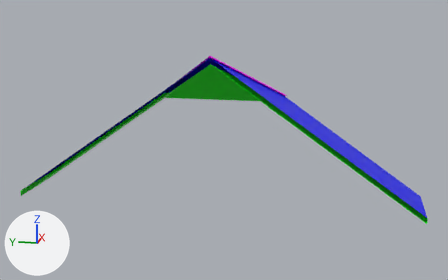
One commit to the glTF model s2/models/building_kit/roof_half_hip_end.glb: the scene before it, then after it.
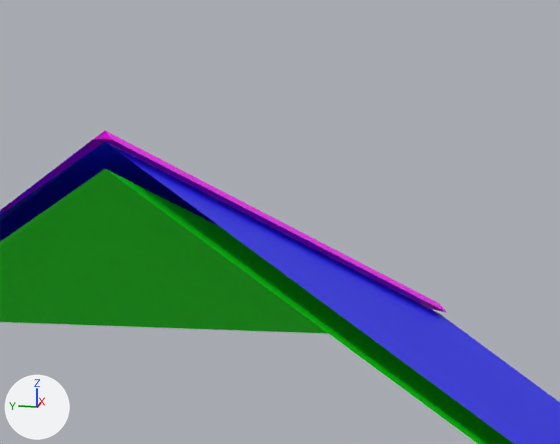
Each version is shown whole from a camera (50 mm lens) standing at (-14.68, -3.27, 5.15) and looking at (0.79, -0.18, 1.29), then close up on the part from 42% to 70% of the width and 9% to 45% of the height. The axes (+X, +Y, +Z) are drawn at lower left. The lights are the same throughout. The older version's two pictures come first. Vertices at exactly the same position are counted once.

In view in the first close-up: 'roof_half_hip_end'.
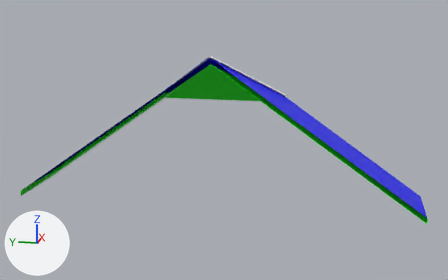
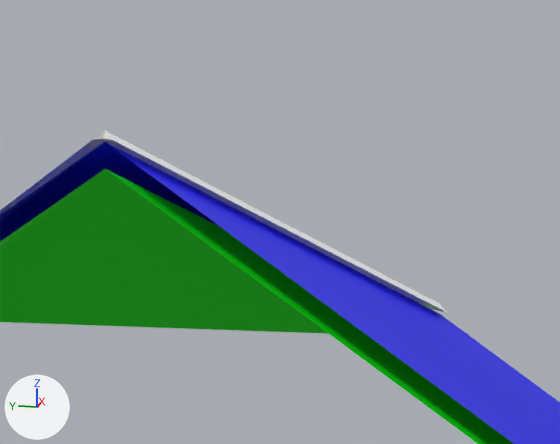
Boxes (x1, y1, x2, y2) around the edits, measured in the close-ups (560 x 444 px):
part 1 of me_roof_half_hip_end, recoloured
    both: (0, 131, 447, 312)

What the commit changed:
me_roof_half_hip_end has 25 vertices, 32 faces and spans x -0.06..1.72, y -5.3..5.3, z -0.36..3.56.
me_roof_half_hip_end is used by ob_roof_half_hip_end; location (0.0, 0.0, 0.0).
me_roof_half_hip_end part 1: 12 faces centred in x 0.0..1.67, y -1.67..1.67, z 2.36..3.53 are repainted in the vertex colours; the middle colour goes from pink #ff00ff to white #ffffff.
